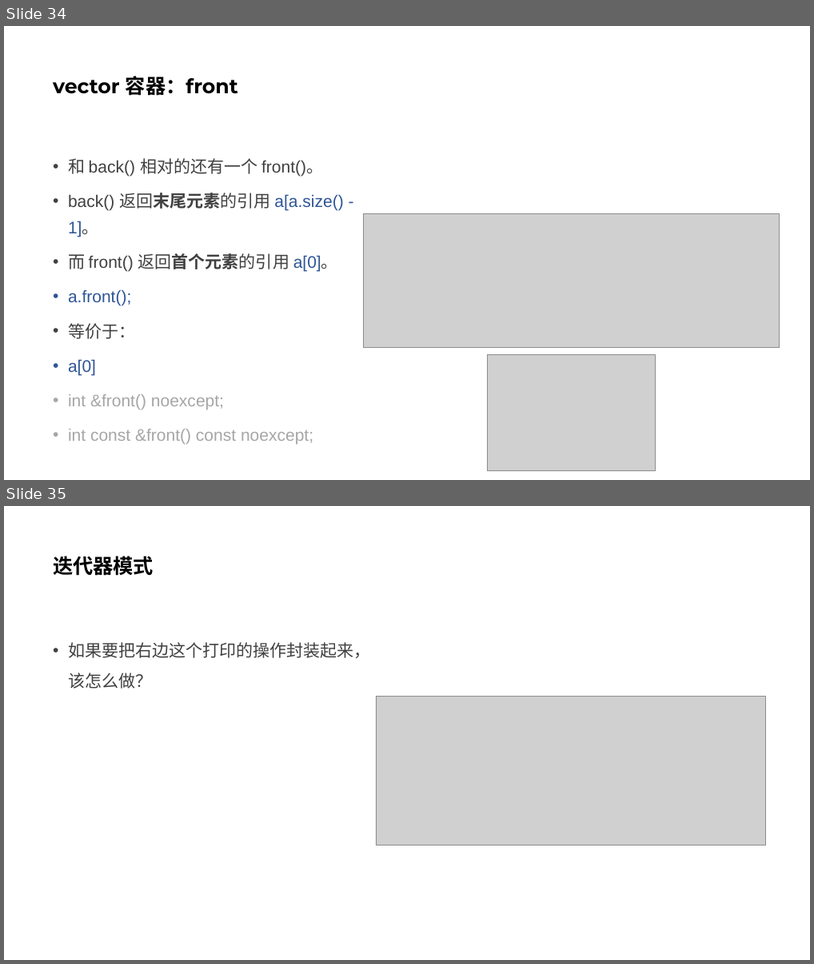
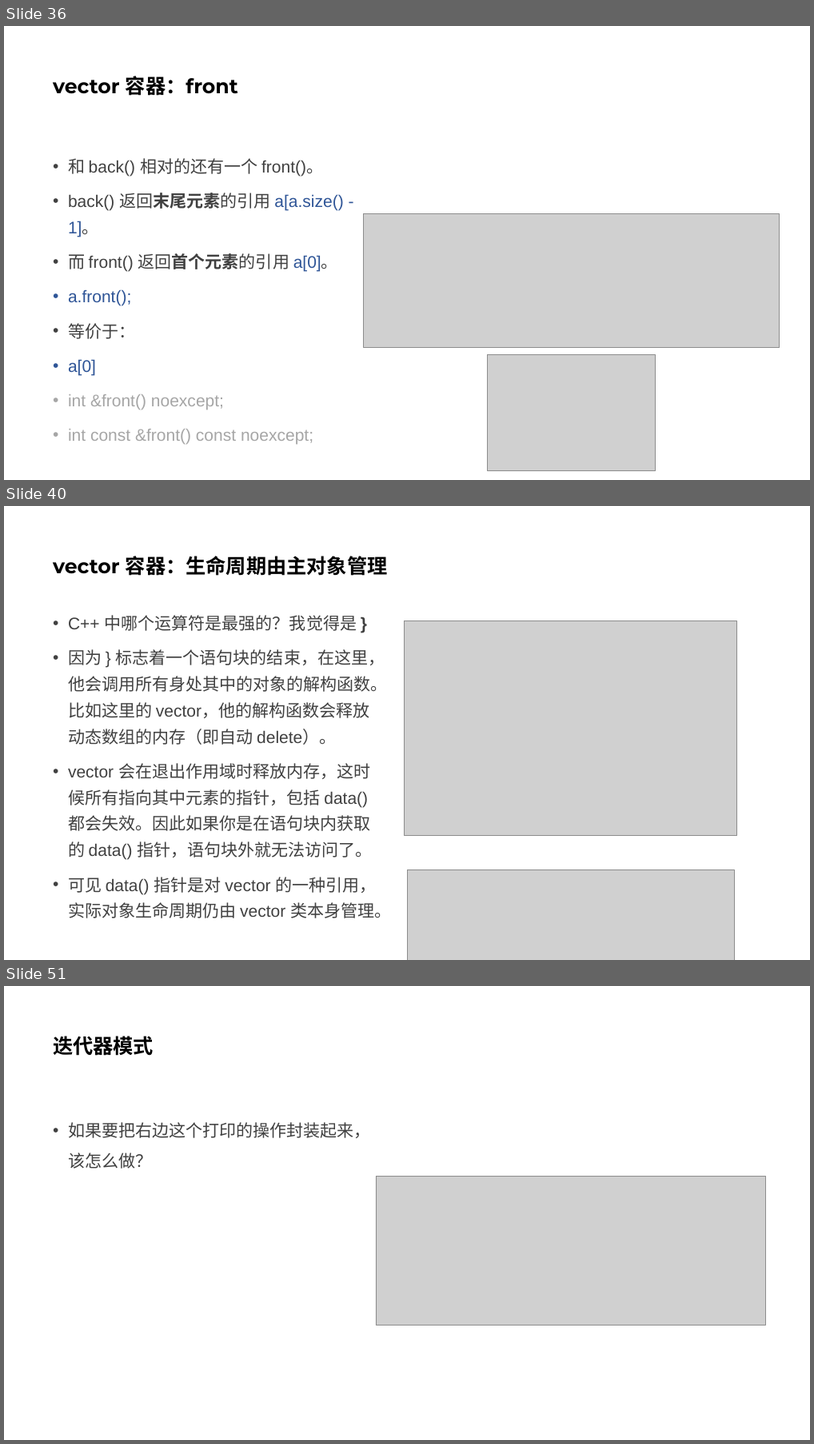
Before and after one commit to parallel101/course, a slide deck: 13/slides.pptx. Shown one above the other, each under a label of ours: slides 34 and 35 before the commit, slides 36, 40 and 51 after it; the slides between them are not shown. The pictures are 814x964 and 814x1444 pixels, drawn with LibreOffice and Linux fonts; fonts in the diff are those of the drawing; grey boxes stand for pictures. Boxes give left, top, right and bottom in pixels: in the first picture for what was removed or moved away, otherwise in the second. Text is boxed around its words. In the diff, an @@ line names an element or a change of style, - is before the commit and + after.

```diff
--- a/13/slides.pptx
+++ b/13/slides.pptx
@@ slide 40 added at (4,506,810,960), background #FFFFFF @@
@@ title added at (53,556,388,576), 24 pt, text #000000, bold @@
+vector 容器：生命周期由主对象管理
@@ text added at (68,615,391,918), 20 pt, text #404040 @@
+• C++ 中哪个运算符是最强的？我觉得是 }
+• 因为 } 标志着一个语句块的结束，在这里，他会调用所有身处其中的对象的解构函数。比如这里的 vector，他的解构函数会释放动态数组的内存（即自动 delete）。
+• vector 会在退出作用域时释放内存，这时候所有指向其中元素的指针，包括 data() 都会失效。因此如果你是在语句块内获取的 data() 指针，语句块外就无法访问了。
+• 可见 data() 指针是对 vector 的一种引用，实际对象生命周期仍由 vector 类本身管理。
@@ picture added at (405,621,738,835) @@
@@ picture added at (407,869,734,960) @@
@@ what was slide 34 is now slide 36 @@
@@ what was slide 35 is now slide 51 @@
```
Also in this commit, not shown: 3 slides changed, 15 other slides added, 11 other files.
